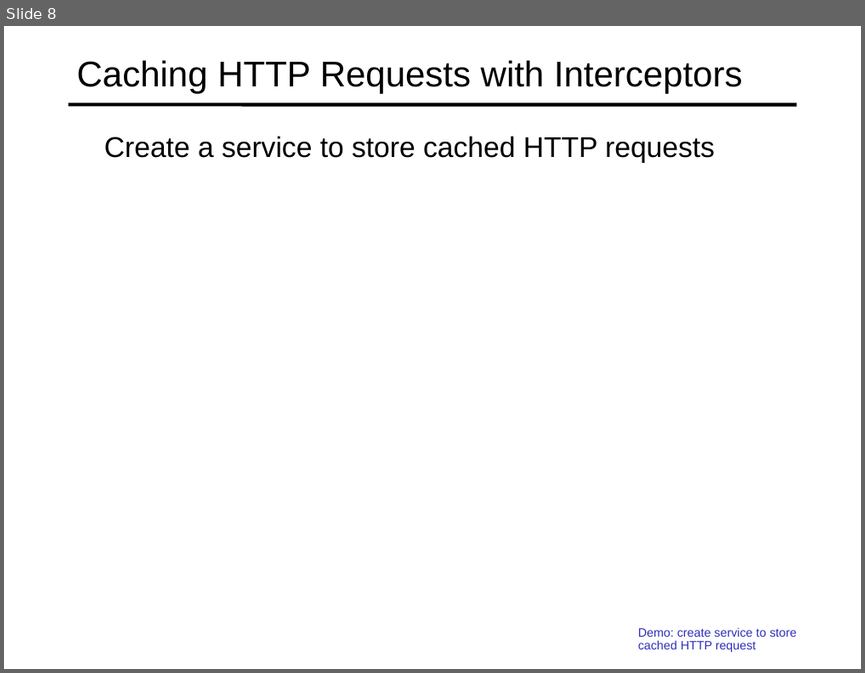
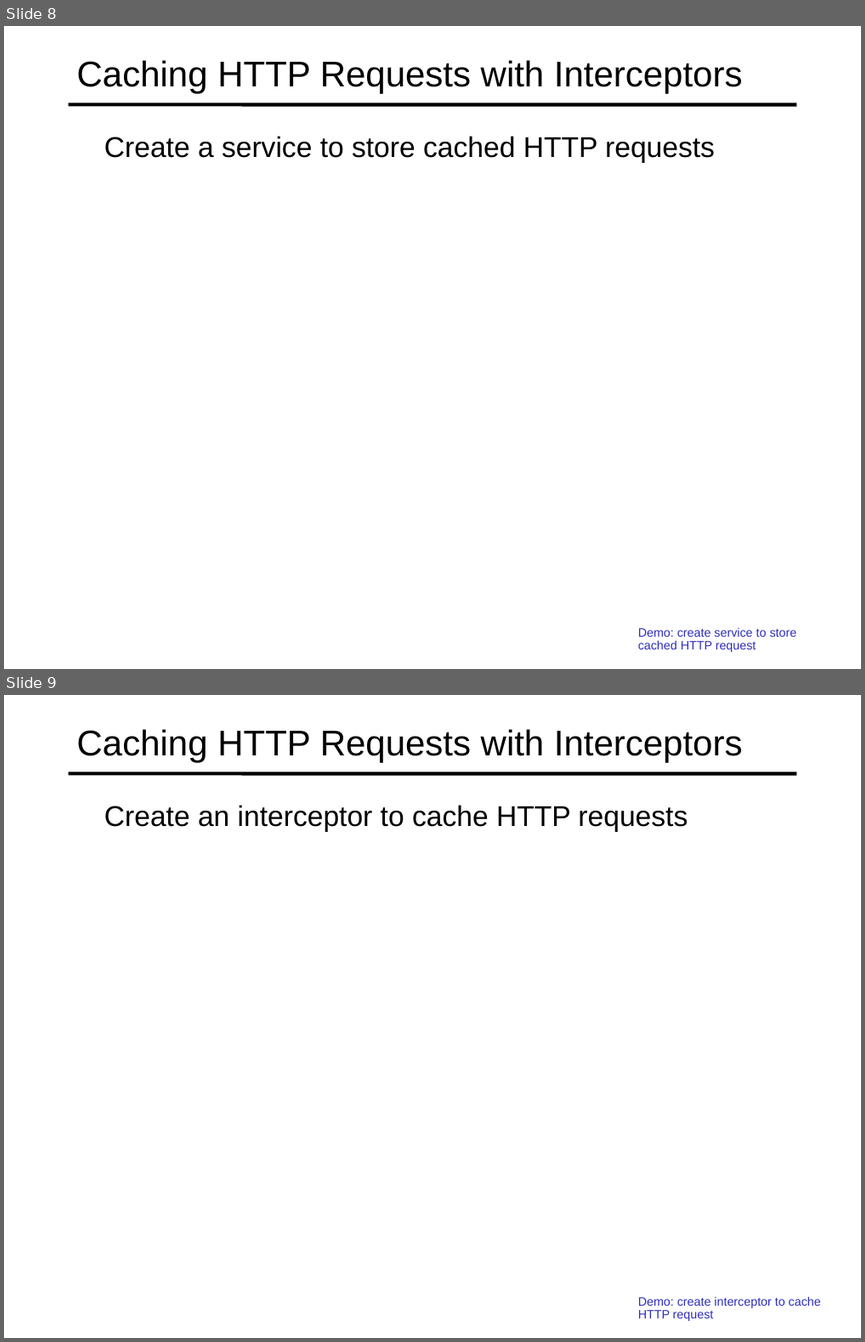
Before and after one commit to specter01wj/Jago_Link_Training, a slide deck: Angular/Angular12/Deep Dive/Angular HTTP Communication/4_Caching_HTTP_Requests_with_Interceptors/L4_Caching_HTTP_Requests_with_Interceptors.ppt. Shown one above the other, each under a label of ours: slide 8 before the commit, slides 8 and 9 after it. The pictures are 865x673 and 865x1342 pixels, drawn with LibreOffice and Linux fonts; fonts in the diff are those of the drawing. Boxes give left, top, right and bottom in pixels: in the first picture for what was removed or moved away, otherwise in the second. Text is boxed around its words. In the diff, an @@ line names an element or a change of style, - is before the commit and + after.

Commit message:
01/12/2022 v1

```diff
--- a/Angular/Angular12/Deep Dive/Angular HTTP Communication/4_Caching_HTTP_Requests_with_Interceptors/L4_Caching_HTTP_Requests_with_Interceptors.ppt
+++ b/Angular/Angular12/Deep Dive/Angular HTTP Communication/4_Caching_HTTP_Requests_with_Interceptors/L4_Caching_HTTP_Requests_with_Interceptors.ppt
@@ slide 9 added at bbox=[4, 695, 861, 1338], background #FFFFFF; not listed: 1 template element that a slide beside it also shows @@
@@ title added at bbox=[77, 729, 743, 762], 30 pt, text #000000 @@
+Caching HTTP Requests with Interceptors
@@ text added at bbox=[104, 805, 687, 832], 24 pt, text #000000 @@
+  Create an interceptor to cache HTTP requests
@@ text added at bbox=[638, 1296, 821, 1321], 10.2 pt, text #2D2DB9 @@
+  Demo: create interceptor to cache HTTP request
```
